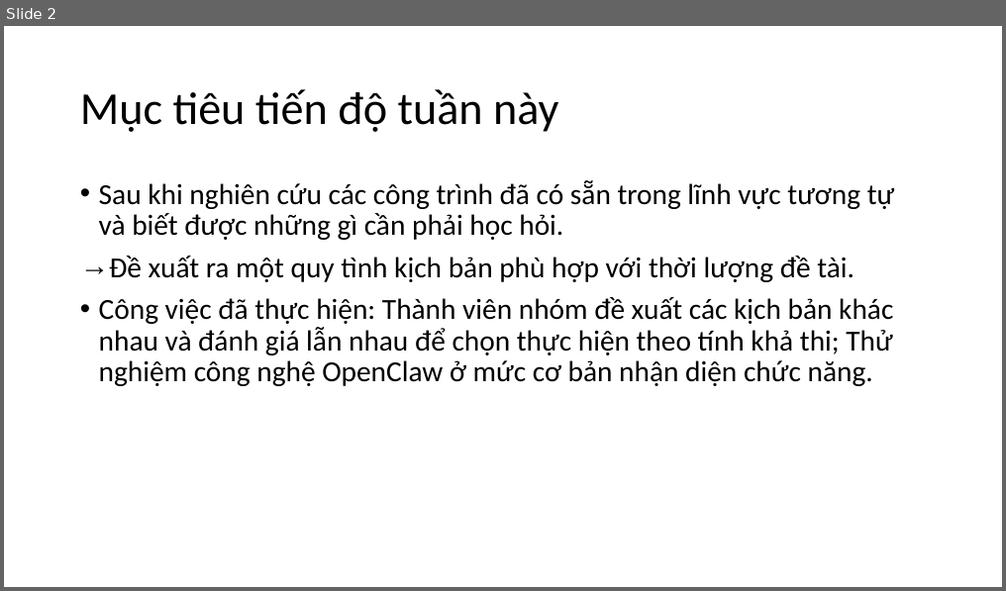
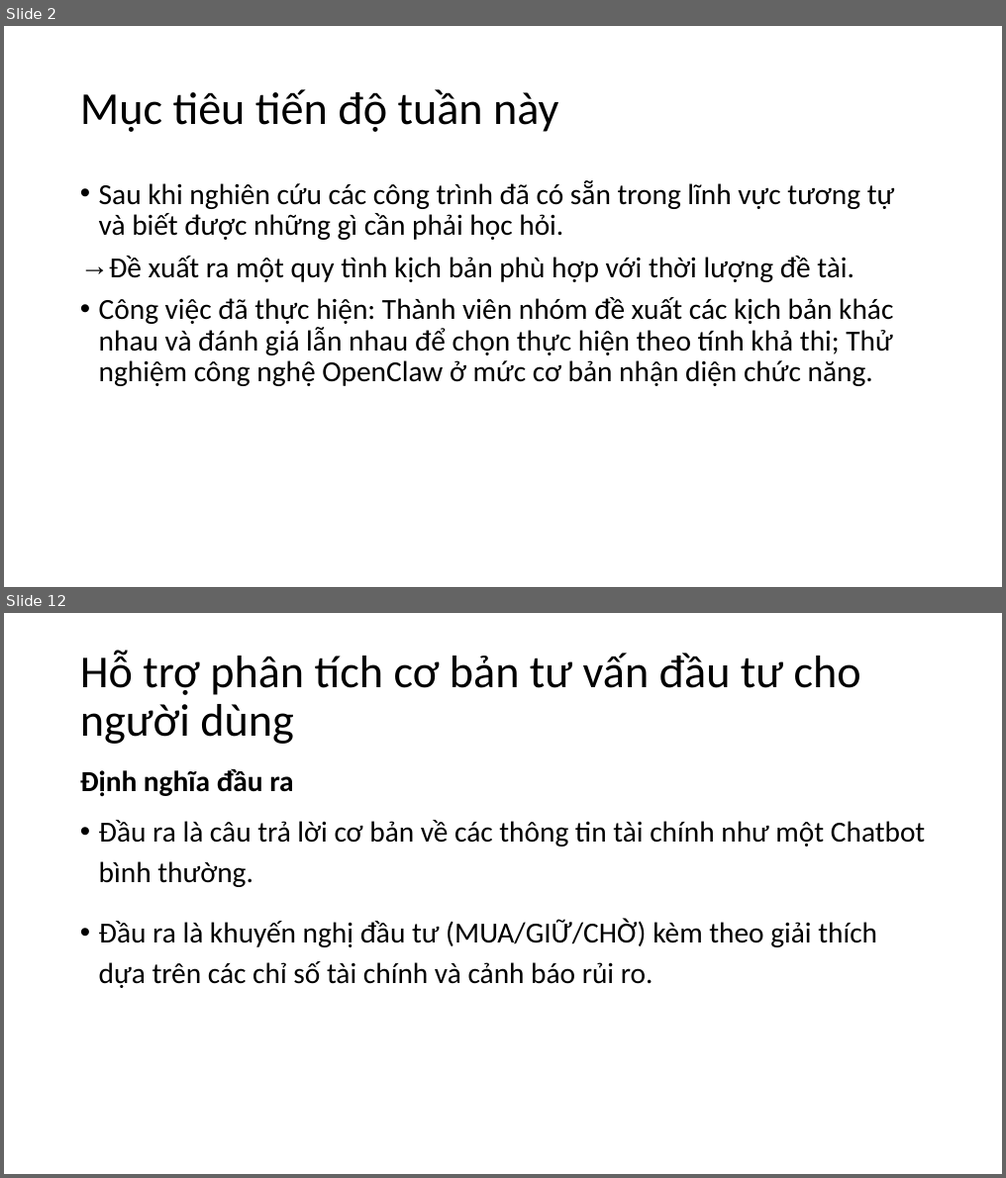
Before and after one commit to CallmeSen/CCNLTHD, a slide deck: Development_Process/Week_10/Report_Progress_Week10.pptx. Shown one above the other, each under a label of ours: slide 2 before the commit, slides 2 and 12 after it; the slides between them are not shown. The pictures are 1006x591 and 1006x1178 pixels, drawn with LibreOffice and Linux fonts; fonts in the diff are those of the drawing. Boxes give left, top, right and bottom in pixels: in the first picture for what was removed or moved away, otherwise in the second. Text is boxed around its words. In the diff, an @@ line names an element or a change of style, - is before the commit and + after.

```diff
--- a/Development_Process/Week_10/Report_Progress_Week10.pptx
+++ b/Development_Process/Week_10/Report_Progress_Week10.pptx
@@ slide 12 added at box(4, 613, 1002, 1174), background #FFFFFF @@
@@ title added at box(80, 650, 861, 744), 44 pt, text #000000 @@
+Hỗ trợ phân tích cơ bản tư vấn đầu tư cho người dùng
@@ text added at box(80, 769, 925, 988), 28 pt, text #000000 @@
+Định nghĩa đầu ra
+• Đầu ra là câu trả lời cơ bản về các thông tin tài chính như một Chatbot bình thường.
+• Đầu ra là khuyến nghị đầu tư (MUA/GIỮ/CHỜ) kèm theo giải thích dựa trên các chỉ số tài chính và cảnh báo rủi ro.
```
Also in this commit, not shown: 2 slides changed, 15 other slides added, 5 other files.
